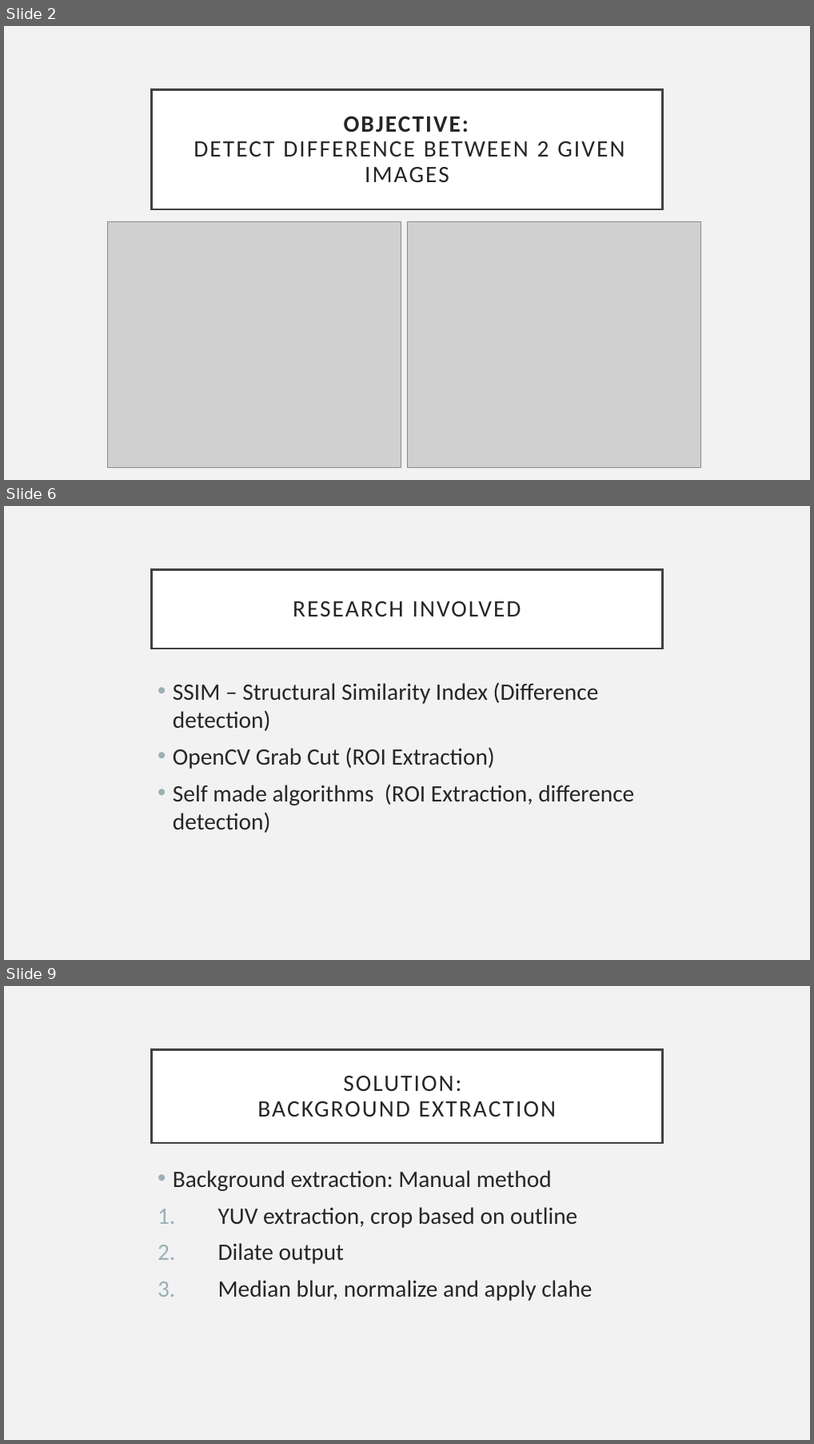
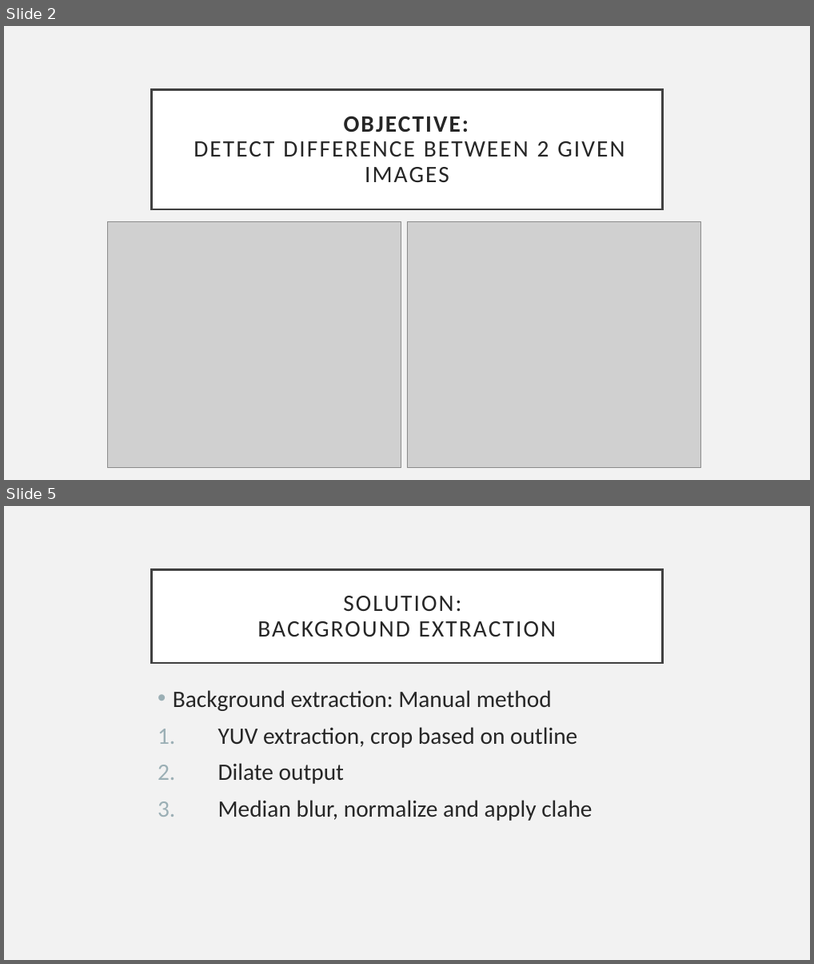
Before and after one commit to Abdul-Ismail/Image-Comparison, a slide deck: Presentation/Presentation.pptx. Shown one above the other, each under a label of ours: slides 2, 6 and 9 before the commit, slides 2 and 5 after it; the slides between them are not shown. The pictures are 814x1444 and 814x964 pixels, drawn with LibreOffice and Linux fonts; fonts in the diff are those of the drawing; grey boxes stand for pictures. Boxes give left, top, right and bottom in pixels: in the first picture for what was removed or moved away, otherwise in the second. Text is boxed around its words. In the diff, an @@ line names an element or a change of style, - is before the commit and + after.

```diff
--- a/Presentation/Presentation.pptx
+++ b/Presentation/Presentation.pptx
@@ slide 6 removed at box(4, 506, 810, 960), background #F2F2F2 @@
@@ title removed at box(152, 569, 662, 648) @@
-RESEARCH INVOLVED
@@ text removed at box(173, 682, 634, 832) @@
-• SSIM – Structural Similarity Index (Difference detection)
-• OpenCV Grab Cut (ROI Extraction)
-• Self made algorithms (ROI Extraction, difference detection)
@@ what was slide 9 is now slide 5 @@
```
Also in this commit, not shown: 1 slide changed, 1 slide added, 4 other slides removed.
